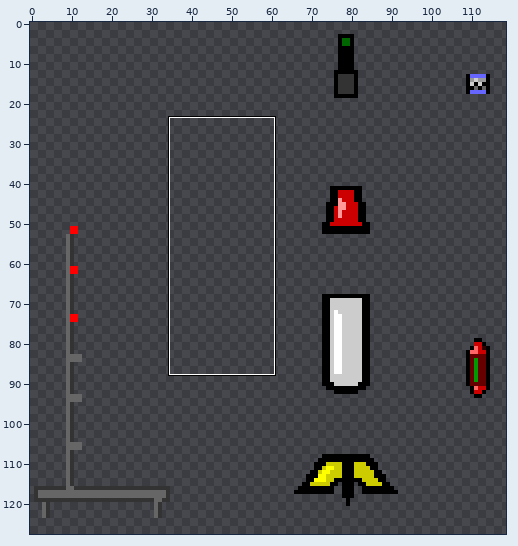
Sprite sheet, stored at assets/art/items.png. Above: a wide view before the commit, with the close-up outlined.
Close-up. The starting point:
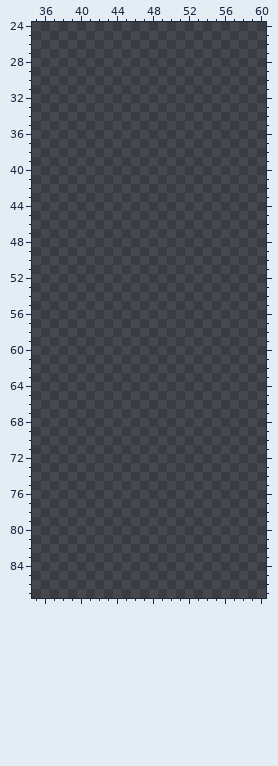
The file is 128x128 pixels. Pixels under 10% opacity are left out. Colours within 5 levels of each other are drawn and written as one. Shown: x 35..60, y 24..87. The wide view leaves out empty margins.
The result:
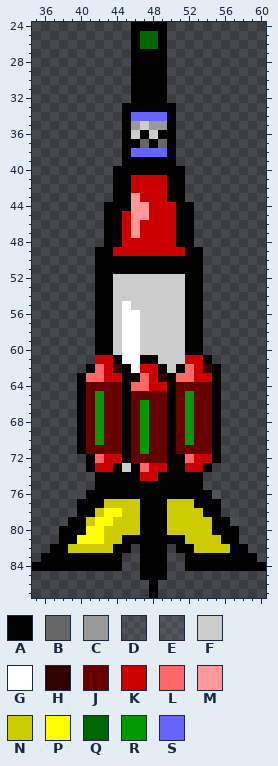
Palette (. is transparent): A #000000  B #666666  C #999999  D #a3a1ad1c  E #a3a1ad28  F #cccccc  G #ffffff  H #330000  J #660000  K #cc0000  L #ff6666  M #ff9999  N #cccc00  P #ffff00  Q #006600  R #009900  S #6666ff
Difference:
@@ x 35..60 @@
-24 ..........................
-25 ..........................
-26 ..........................
-27 ..........................
-28 ..........................
-29 ..........................
-30 ..........................
-31 ..........................
-32 ..........................
-33 ..........................
-34 ..........................
-35 ..........................
-36 ..........................
-37 ..........................
-38 ..........................
-39 ..........................
-40 ..........................
-41 ..........................
-42 ..........................
-43 ..........................
-44 ..........................
-45 ..........................
-46 ..........................
-47 ..........................
-48 ..........................
-49 ..........................
-50 ..........................
-51 ..........................
-52 ..........................
-53 ..........................
-54 ..........................
-55 ..........................
-56 ..........................
-57 ..........................
-58 ..........................
-59 ..........................
-60 ..........................
-61 ..........................
-62 ..........................
-63 ..........................
-64 ..........................
-65 ..........................
-66 ..........................
-67 ..........................
-68 ..........................
-69 ..........................
-70 ..........................
-71 ..........................
-72 ..........................
-73 ..........................
-74 ..........................
-75 ..........................
-76 ..........................
-77 ..........................
-78 ..........................
-79 ..........................
-80 ..........................
-81 ..........................
-82 ..........................
-83 ..........................
-84 ..........................
-85 ..........................
-86 ..........................
-87 ..........................
+24 ...........AAAA...........
+25 ...........AQQA...........
+26 ...........AQQA...........
+27 ...........AAAA...........
+28 ...........AAAA...........
+29 ...........AAAA...........
+30 ...........AAAA...........
+31 ...........AAAA...........
+32 ...........AAAA...........
+33 ..........AAAAAA..........
+34 ..........ASSSSA..........
+35 ..........ACFCCA..........
+36 ..........AFAFAA..........
+37 ..........AABABA..........
+38 ..........ASSSSA..........
+39 ..........AAAAAA..........
+40 .........AAAAAAAA.........
+41 .........AAKKKKAA.........
+42 .........AAKKKKAA.........
+43 .........AAMKKKAA.........
+44 ........AAAMMKKKAA........
+45 ........AAKMMKKKAA........
+46 ........AAKMKKKKAA........
+47 ........AAKMKKKKAA........
+48 ........AAKKKKKKAA........
+49 .......AAKKKKKKKKAA.......
+50 .......AAAAAAAAAAAA.......
+51 .......AAAAAAAAAAAA.......
+52 .......AAFFFFFFFFAA.......
+53 .......AAFFFFFFFFAA.......
+54 .......AAFFFFFFFFAA.......
+55 .......AAFGFFFFFFAA.......
+56 .......AAFGGFFFFFAA.......
+57 .......AAFGGFFFFFAA.......
+58 .......AAFGGFFFFFAA.......
+59 .......AAFGGFFFFFAA.......
+60 .......AAFGGFFFFFAA.......
+61 .......KKAGGAAFFFKKA......
+62 ......ALKHAGKKAFALKHA.....
+63 .....ALLKKAALKHALLKKA.....
+64 .....AJJJJALLKKAJJJJA.....
+65 .....AJRJJAJJJJAJRJJA.....
+66 .....AJRJJAJRJJAJRJJA.....
+67 .....AJRJJAJRJJAJRJJA.....
+68 .....AJRJJAJRJJAJRJJA.....
+69 .....AJRJJAJRJJAJRJJA.....
+70 .....AJRJJAJRJJAJRJJA.....
+71 .....AJJJJAJRJJAJJJJA.....
+72 ......ALKKAJJJJAALKKA.....
+73 ......AKKAFALKKAAKKA......
+74 .......AAAAAKKAAAAA.......
+75 .......AAAAAAAAAAAA.......
+76 .....DAAAAAAAAAAAAAAD.....
+77 .....AAANNNNAAANNNAAA.....
+78 .....AANPPNNAAANNNNAA.....
+79 ....AANPPNNNAAANNNNNAAE...
+80 ...AAAPPNNNNAAANNNNNAAA...
+81 ...AAPPPNNAAAAAAANNNNAA...
+82 ..AANNNNNAA.AAA.AANNNNAA..
+83 .AAAAAAAAA..AAA..AAAAAAAA.
+84 AAAAAAAAAA..AAA..AAAAAAAAA
+85 ............AAA...........
+86 .............A............
+87 .............A............
Where, in picture pixels (left, top, right, bottom), the same in both close-ups:
added: (32, 22, 266, 598)
